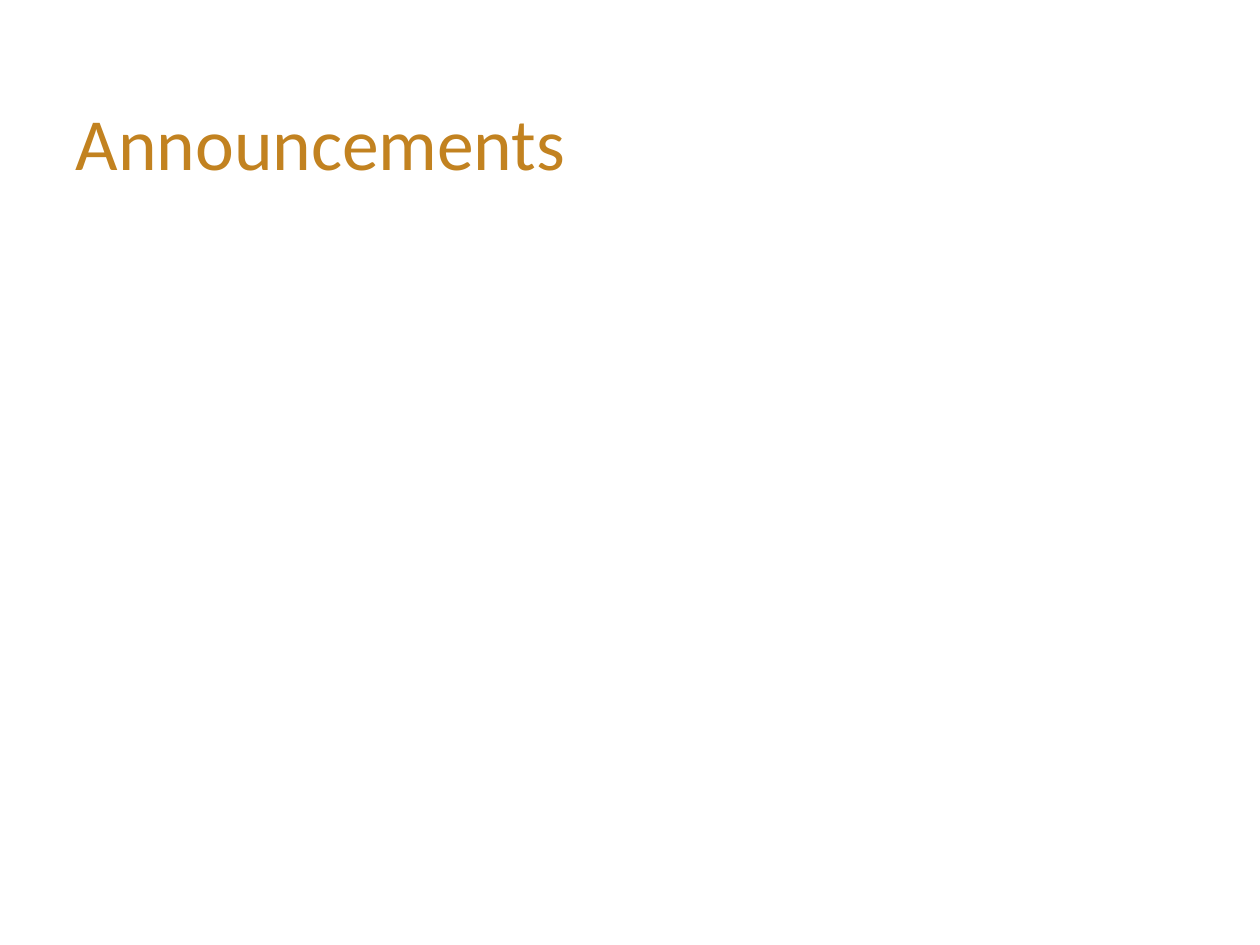
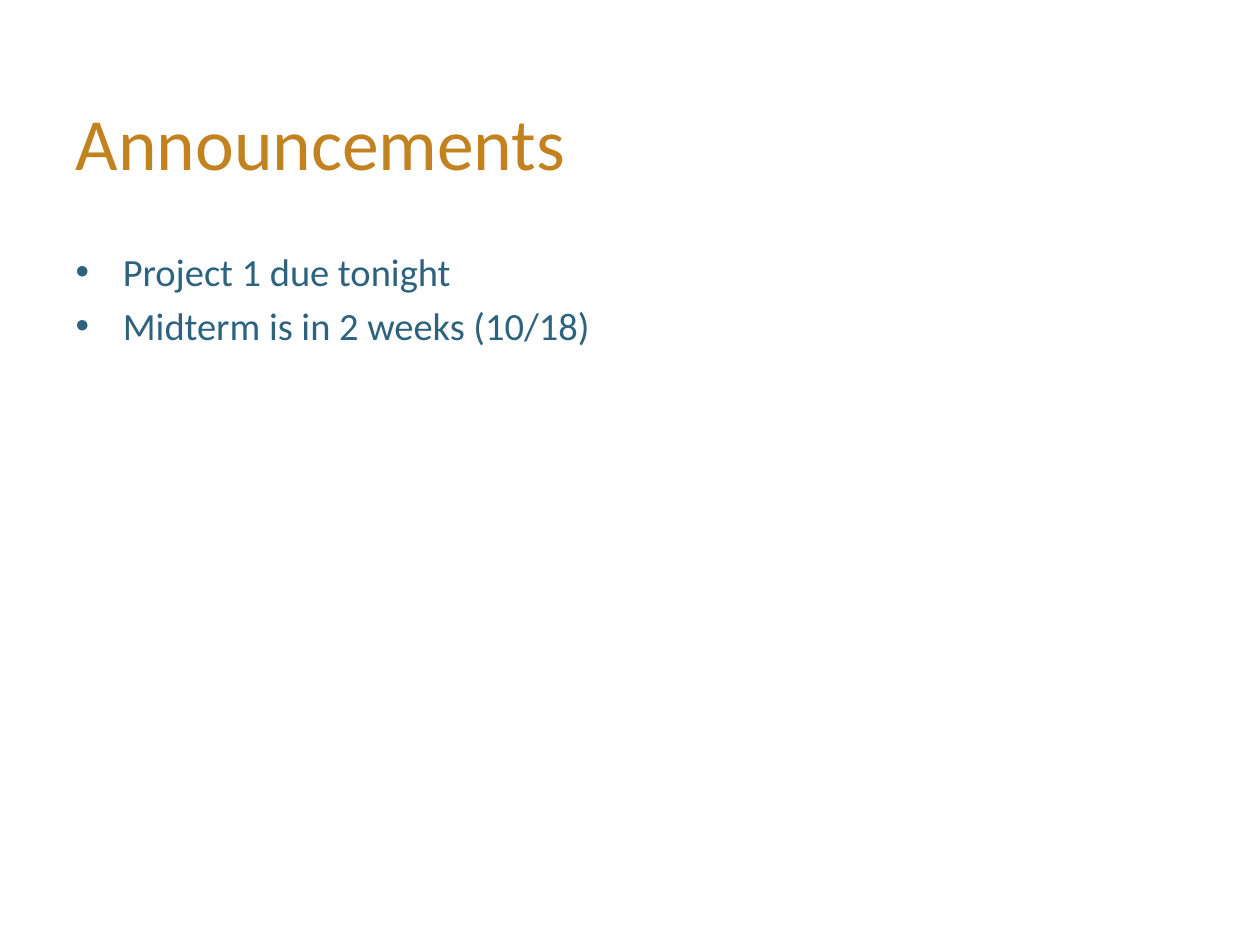
Before and after one commit to hLuo27/teaching, a slide deck: slide 8 of data8/slides/lab5.pptx. Drawn at 1260x945 pixels with LibreOffice and Linux fonts; fonts in the diff are those of the drawing; background and template pictures are left out. Boxes give left, top, right and bottom in pixels: in the first picture for what was removed or moved away, otherwise in the second. Text is boxed around its words. In the diff, an @@ line names an element or a change of style, - is before the commit and + after.

```diff
--- a/data8/slides/lab5.pptx
+++ b/data8/slides/lab5.pptx
@@ text added at [123,259,589,345], 22 pt, text #2D637F @@
+• Project 1 due tonight
+• Midterm is in 2 weeks (10/18)
```
Also in this commit, not shown: 2 other slides changed, 2 other files.
